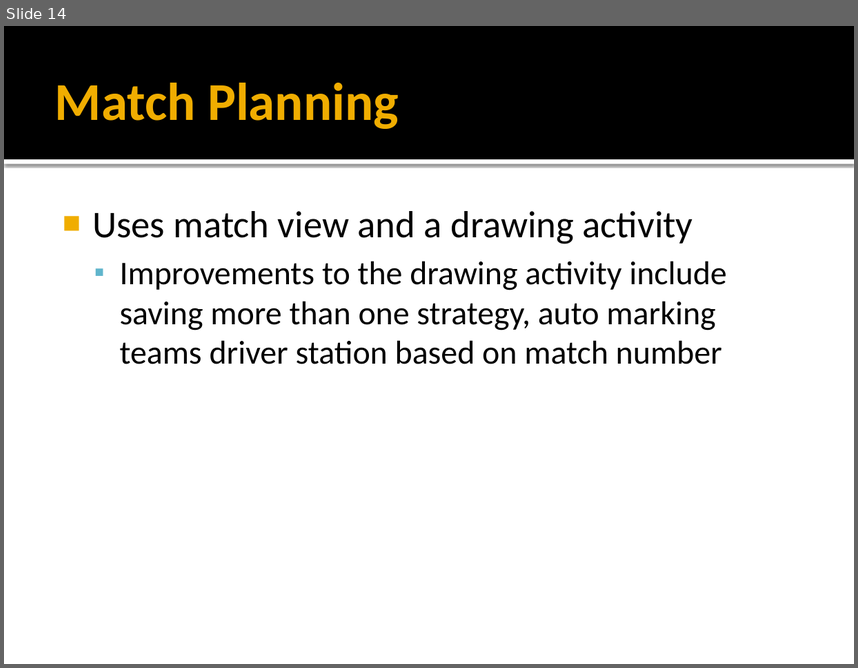
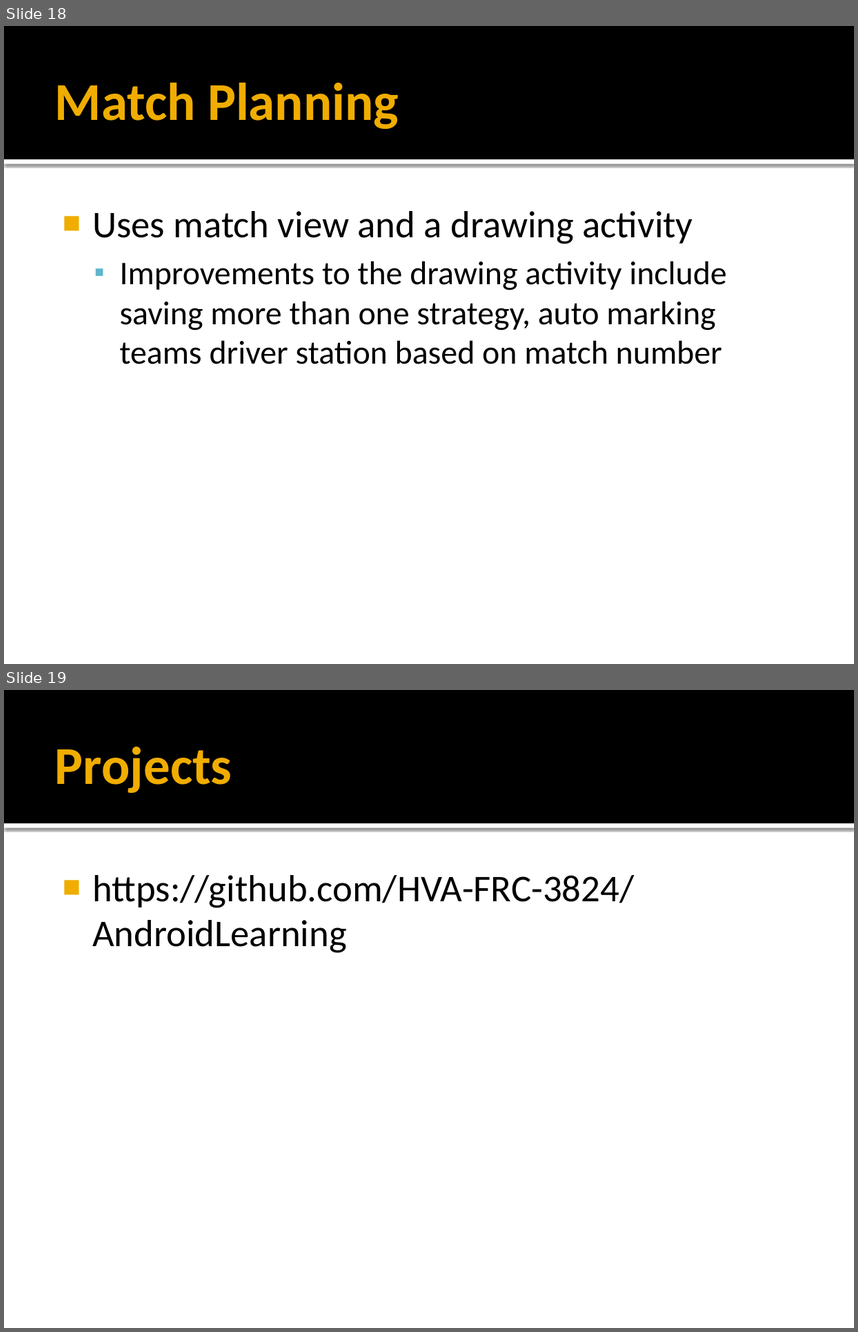
Before and after one commit to HVA-FRC-3824/AndroidLearning, a slide deck: Presentation.pptx. Shown one above the other, each under a label of ours: slide 14 before the commit, slides 18 and 19 after it. The pictures are 858x668 and 858x1332 pixels, drawn with LibreOffice and Linux fonts; fonts in the diff are those of the drawing. Boxes give left, top, right and bottom in pixels: in the first picture for what was removed or moved away, otherwise in the second. Text is boxed around its words. In the diff, an @@ line names an element or a change of style, - is before the commit and + after.

Commit message:
Finished example for project 1

```diff
--- a/Presentation.pptx
+++ b/Presentation.pptx
@@ slide 19 added at <box>4,690,854,1328</box>, background #FFFFFF; not listed: 2 template elements that a slide beside it also shows @@
@@ title added at <box>55,747,232,793</box>, 45 pt, text #F0AD00, bold @@
+Projects
@@ text added at <box>92,875,634,953</box>, 32 pt, text #000000 @@
+■ https://github.com/HVA-FRC-3824/AndroidLearning
@@ what was slide 14 is now slide 18 @@
```
Also in this commit, not shown: 4 slides changed, 5 other slides added, 1 slide removed, 9 other files.
